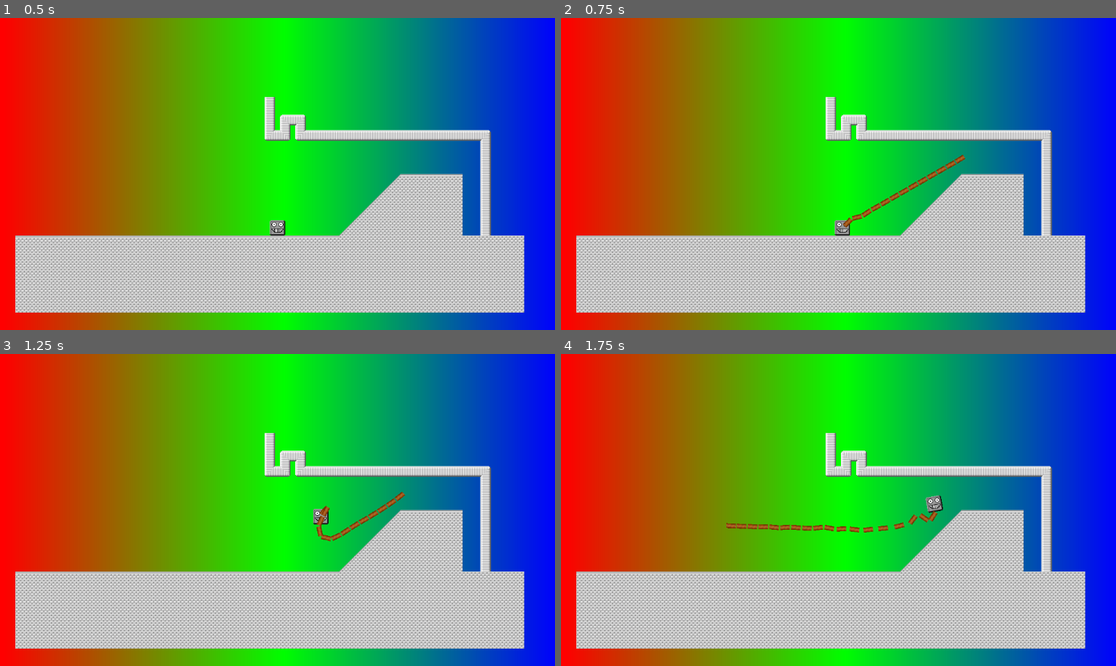
Above: before the commit, frames 1-4 (two rows, left to right).
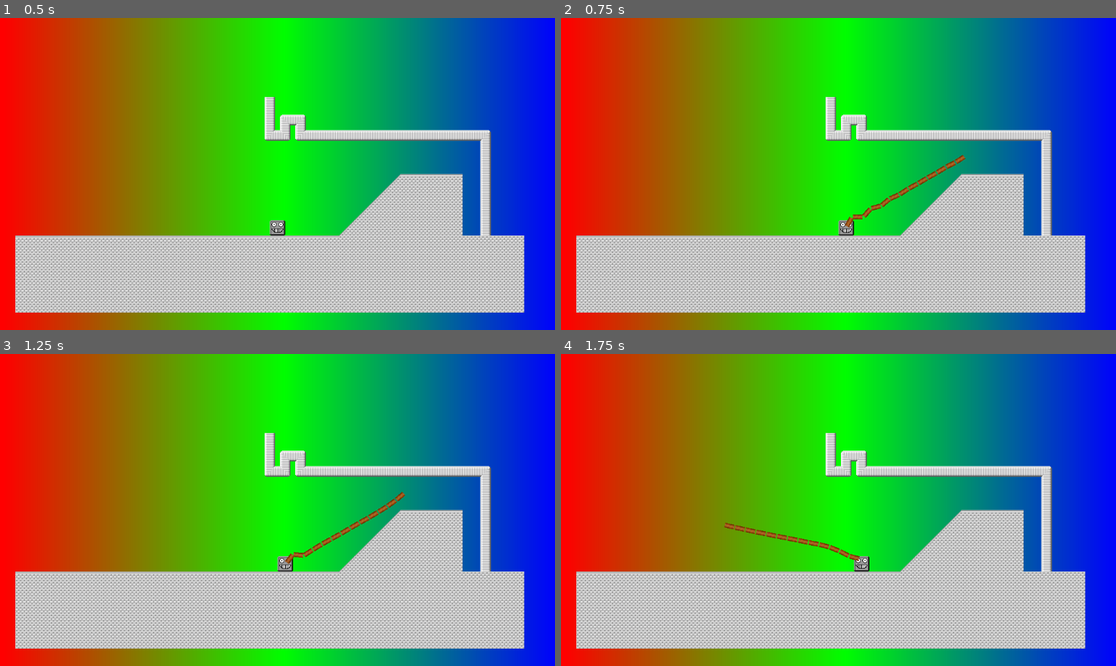
Above: after the commit, the same moments.

Repository: DedFishy/gmtk2025
Game: Godot game, scene res://common.tscn
Same seed, same stepped clock (60 frames per second), same inputs: the game is played once before the commit and once after it.
Inputs (mouse positions are in pixels of both pictures, inside the frame that each line leads up to):
- Up to frame 1 (0.5 s): no input
- Up to frame 2 (0.75 s): move the mouse to (960, 158) at 0.52 s; hold D (right) from 0.53 s (still down); click (960, 158) at 0.6 s
- Up to frame 3 (1.25 s): keep holding D (right); tap W (jump) at 0.77 s
- Up to frame 4 (1.75 s): keep holding D (right); move the mouse to (727, 525) at 1.27 s; right-click (727, 525) at 1.35 s; tap W (jump) at 1.52 s; click (727, 525) at 1.55 s

Frame 1 is identical in both runs. In frame 2, 0.2% of the frame differs, in the area x 49-73%, y 43-70%; in frame 3, 0.5%; in frame 4, 1.1%, in the area x 29-69%, y 45-70%.

Commit message:
Spiderman

Diff:
--- a/Scripts/GrappleHookGen.gd
+++ b/Scripts/GrappleHookGen.gd
@@ -7,6 +7,7 @@
 var joints = Array()
 
 var _endingPoint
+var ropeLength = Vector2()
 
 func generateHook(startingNode, endingPoint):
 	_endingPoint = endingPoint
@@ -16,7 +17,7 @@
 	var angle = startingPose.angle_to_point(endingPoint)
 	var segmentSize = spriteSize.length() * dir
 	var numSegments = int((endingPoint - startingPose).length() / segmentSize.length()) + 1
-
+	ropeLength = (endingPoint - startingNode.position).length()
 	for i in range(0, numSegments):
 		segments.append(_generateSegment(Vector2(startingPose.x + segmentSize.x * i, startingPose.y + segmentSize.y * i), angle, spriteSize))
 		segments[i].name = "Segment" + str(i)
@@ -68,6 +69,8 @@
 		number+=1
 	return sum / number
 
+
+
 func getEndPointPose():
 	return _endingPoint
 
--- a/Scripts/PlayerController.gd
+++ b/Scripts/PlayerController.gd
@@ -11,6 +11,14 @@
 const velocity_dampen = 1;
 
 const max_grapple_distence = 500
+
+const maxSwingSpeed = 800
+const angulerAccelleration = 3
+var currentAngleSpeed = 0
+
+
+var hookLength = 0
+var lastSwingPose = Vector2()
 
 func _input(event):
 	if event.is_action_pressed("jump"):
@@ -41,15 +49,35 @@
 	else:
 		velocity.x *= velocity_dampen * delta
 
+
 	if GrappleHookGen.hookExists():
-		var averageSegmentDistence = GrappleHookGen.getAverageDistenceBetweenSegments()
-		var forceDir = (GrappleHookGen.getEndPointPose() - position).normalized()
-		if(averageSegmentDistence < 25):
-			forceDir *= 0
-		else:
-			forceDir *= averageSegmentDistence
-		velocity += Vector2(1000, 1000) * forceDir * delta
+		var endPoint = GrappleHookGen.getEndPointPose()
+		var ropeLength = GrappleHookGen.ropeLength
+		if hookLength == 0:
+			hookLength = ropeLength
+			currentAngleSpeed = velocity.length() / ropeLength
+		var poseDelta = position - endPoint
+		var dist = poseDelta.length()
+		velocity = Vector2()
+		if dist > ropeLength:
+			var dir = poseDelta.normalized()
+			position = endPoint + dir * ropeLength
 
+		var angle = poseDelta.angle()
+		var gravityForce = -sin(angle - PI/2) * gravity / ropeLength / 1.5
+		currentAngleSpeed = min(currentAngleSpeed + angulerAccelleration * delta, maxSwingSpeed / ropeLength)
+		var delta_angle = -horizontal_input * currentAngleSpeed * delta
+		delta_angle += gravityForce * delta
+		angle += delta_angle
+		var new_offset = Vector2(cos(angle), sin(angle)) * ropeLength
+		lastSwingPose = position
+		position = endPoint + new_offset
+	elif hookLength != 0:
+		var translationalMag = hookLength * currentAngleSpeed
+		currentAngleSpeed = 0
+		var dir = (position - lastSwingPose).normalized()
+		velocity = translationalMag * dir
+		hookLength = 0
 	move_and_slide()
 
 	shoot_grapple()
